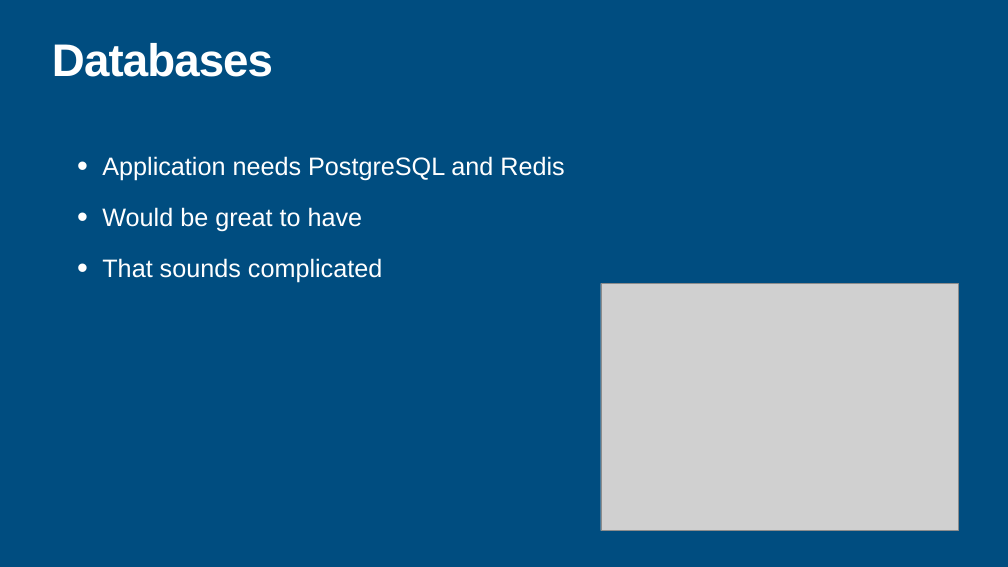
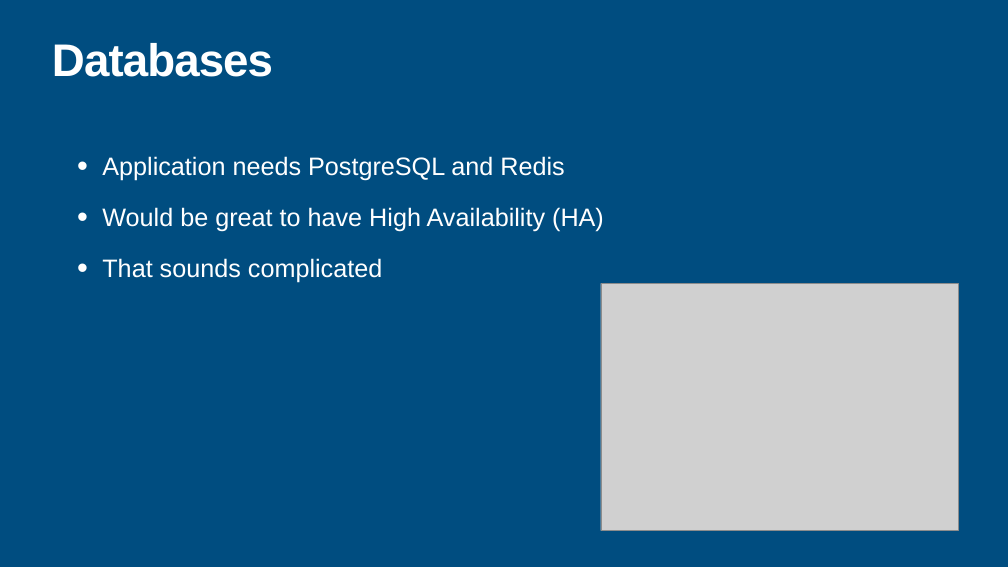
Before and after one commit to haakco/deploying-laravel-app, a slide deck: slide 11 of presentation/TakingThePainOutOfApllicationDeployment.pptx. Drawn at 1008x567 pixels with LibreOffice and Linux fonts; fonts in the diff are those of the drawing; grey boxes stand for pictures. Boxes give left, top, right and bottom in pixels: in the first picture for what was removed or moved away, otherwise in the second. Text is boxed around its words. In the diff, an @@ line names an element or a change of style, - is before the commit and + after.

```diff
--- a/presentation/TakingThePainOutOfApllicationDeployment.pptx
+++ b/presentation/TakingThePainOutOfApllicationDeployment.pptx
@@ text at <box>102,207,604,232</box>: text changed @@
-  • Would be great to have
+  • Would be great to have High Availability (HA)
```
Also in this commit, not shown: 7 other slides changed.
